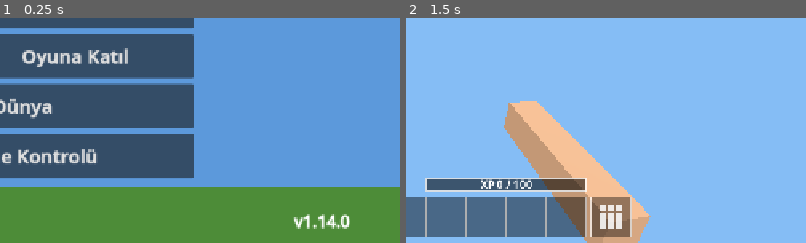
Above: before the commit, frames 1-2 (left to right).
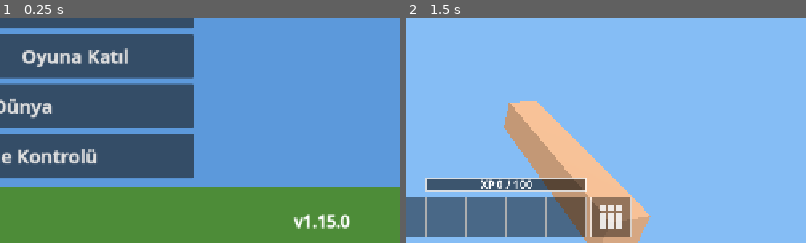
Above: after the commit, the same moments.

Repository: ozguryilmazz/CraftMine
Game: Godot game, scene res://scenes/main_menu.tscn
Two runs of this game, one before a commit and one after it. Both use one fixed random seed, a clock stepped at 60 frames per second and the inputs below.
Inputs (mouse positions are % of the whole screen's width and height, from its top left):
- Up to frame 1 (0.25 s): no input
- Up to frame 2 (1.5 s): click (35, 58) at 0.52 s; type "12" at 0.6 s; click "Tek Oyunculu" at 1.25 s
The pictures show only the part of the screen within x 50-100%, y 50-100%; the shares and areas given below are measured in that part.

The runs differ from the first frame. In frame 1, 0.1% of the frame differs, in the area x 81-85%, y 87-94%; in frame 2, nothing differs.

Commit message:
G1: köşe gölgesi (ambient occlusion) (v1.15.0)
Co-Authored-By: Claude Fable 5.2 <noreply@anthropic.com>

Diff:
--- a/project.godot
+++ b/project.godot
@@ -7,7 +7,7 @@
 [application]
 
 config/name="CraftMine"
-config/version="1.14.0"
+config/version="1.15.0"
 run/main_scene="res://scenes/main_menu.tscn"
 config/features=PackedStringArray("4.5", "GL Compatibility")
 boot_splash/bg_color=Color(0.12, 0.16, 0.22, 1)
--- a/scripts/game.gd
+++ b/scripts/game.gd
@@ -55,6 +55,8 @@
 var _remotes := {}             # uid -> PlayerModel
 var _pause_panel: Control
 var _pause_label: Label
+## Test aracı: 0..1 arası verilirse günün saati buna sabitlenir (0.25 = öğle).
+var sky_time_override := -1.0
 var _quality_button: Button
 var _fps_button: Button
 var _resume_button: Button
@@ -305,6 +307,8 @@
 
 func _update_sky() -> void:
 	var t := fmod(Time.get_unix_time_from_system(), DAY_LENGTH) / DAY_LENGTH
+	if sky_time_override >= 0.0:
+		t = sky_time_override
 	var day := smoothstep(0.0, 1.0, clampf(sin(t * TAU) * 2.5 + 1.25, 0.0, 1.0))
 	var sky := Color(0.02, 0.03, 0.08).lerp(Color(0.52, 0.74, 0.96), day)
 	_env.background_color = sky
--- a/scripts/world/chunk_mesher.gd
+++ b/scripts/world/chunk_mesher.gd
@@ -27,6 +27,14 @@
 static var _flip := PackedByteArray()
 static var _normals := PackedVector3Array()
 static var _shade := PackedColorArray()
+## Köşe gölgesi (AO): yüz f, köşe k için dolgulu doluluk dizisindeki 3 komşunun (yan, yan, çapraz) indeks farkı.
+static var _ao_off := PackedInt32Array()
+## Yüz parlaklığı x köşe gölgesi: _shade_ao[f * 4 + ao], ao 0 (en koyu) .. 3 (gölgesiz).
+static var _shade_ao := PackedColorArray()
+const AO_CURVE := [0.3, 0.48, 0.68, 1.0]
+# Dolgulu doluluk dizisi: her yönde 1 hücre pay (18 x 66 x 18).
+const PW := 18
+const PL := 324
 static var _opaque := PackedByteArray()
 static var _tiles := PackedByteArray()
 static var _ready := false
@@ -53,6 +61,10 @@
 		for k in 4:
 			var c: Vector3 = base + us[f] * ab[k].x + vs[f] * ab[k].y
 			cs.append(c)
+			var du: Vector3 = us[f] * (ab[k].x * 2.0 - 1.0)
+			var dv: Vector3 = vs[f] * (ab[k].y * 2.0 - 1.0)
+			for o: Vector3 in [n + du, n + dv, n + du + dv]:
+				_ao_off.append(int(o.y) * PL + int(o.z) * PW + int(o.x))
 			_corners.append(c)
 			_uvs.append(Vector2(ab[k].x, 1.0 - ab[k].y))
 		# Godot'ta ön yüz saat yönündedir; sarım yanlışsa indeksleri çevir.
@@ -60,13 +72,58 @@
 		_flip.append(1 if facing < 0.0 else 0)
 		_normals.append(n)
 		_shade.append(Color(sh[f], sh[f], sh[f]))
+		for a in 4:
+			var s: float = sh[f] * AO_CURVE[a]
+			_shade_ao.append(Color(s, s, s))
 	for id in Blocks.COUNT:
 		_opaque.append(1 if Blocks.is_solid(id) else 0)
 		for t in 3:
 			_tiles.append(Blocks.TILES[id][t])
 
 
-static func build(d: PackedByteArray, xm: PackedByteArray, xp: PackedByteArray, zm: PackedByteArray, zp: PackedByteArray) -> Dictionary:
+## Chunk'ın ve çevresindeki 1 hücrelik payın doluluk (opak mı) dizisi; köşe gölgesi buradan okunur.
+## nb sırası: xm, xp, zm, zp, xmzm, xpzm, xmzp, xpzp.
+static func _occupancy(d: PackedByteArray, nb: Array) -> PackedByteArray:
+	var occ := PackedByteArray()
+	occ.resize(PL * (CH + 2))
+	for i in PL:
+		occ[i] = 1   # y = -1: ana kaya
+	var xm: PackedByteArray = nb[0]
+	var xp: PackedByteArray = nb[1]
+	var zm: PackedByteArray = nb[2]
+	var zp: PackedByteArray = nb[3]
+	var c0: PackedByteArray = nb[4]
+	var c1: PackedByteArray = nb[5]
+	var c2: PackedByteArray = nb[6]
+	var c3: PackedByteArray = nb[7]
+	var idx := 0
+	for y in CH:
+		var row := (y + 1) * PL
+		var lay := y * 256
+		for z in CW:
+			var p := row + (z + 1) * PW + 1
+			for x in CW:
+				occ[p + x] = _opaque[d[idx]]
+				idx += 1
+			occ[p - 1] = _opaque[xm[lay + z * 16 + 15]]
+			occ[p + 16] = _opaque[xp[lay + z * 16]]
+		for x in CW:
+			occ[row + 1 + x] = _opaque[zm[lay + 240 + x]]
+			occ[row + 17 * PW + 1 + x] = _opaque[zp[lay + x]]
+		occ[row] = _opaque[c0[lay + 255]]
+		occ[row + 17] = _opaque[c1[lay + 240]]
+		occ[row + 17 * PW] = _opaque[c2[lay + 15]]
+		occ[row + 17 * PW + 17] = _opaque[c3[lay]]
+	return occ
+
+
+static func build(d: PackedByteArray, nb: Array) -> Dictionary:
+	var xm: PackedByteArray = nb[0]
+	var xp: PackedByteArray = nb[1]
+	var zm: PackedByteArray = nb[2]
+	var zp: PackedByteArray = nb[3]
+	var occ := _occupancy(d, nb)
+	var aos := PackedByteArray([3, 3, 3, 3])
 	var ob := Buf.new()
 	var wb := Buf.new()
 	var torches := PackedVector3Array()
@@ -110,15 +167,23 @@
 					var tv := (tile >> 3) * 0.125
 					var n0 := b.v.size()
 					var nrm := _normals[f]
-					var col := _shade[f]
+					var pi := (y + 1) * PL + (z + 1) * PW + x + 1
 					for k in 4:
 						var c := _corners[f * 4 + k]
 						var u := _uvs[f * 4 + k]
+						var ao := 3
+						if not water:
+							var o := f * 12 + k * 3
+							var s1 := occ[pi + _ao_off[o]]
+							var s2 := occ[pi + _ao_off[o + 1]]
+							ao = 0 if s1 + s2 == 2 else 3 - s1 - s2 - occ[pi + _ao_off[o + 2]]
+						aos[k] = ao
 						b.v.append(Vector3(x + c.x, y + c.y * top, z + c.z))
 						b.n.append(nrm)
-						b.c.append(col)
+						b.c.append(_shade_ao[f * 4 + ao])
 						b.uv.append(Vector2(tu + (0.01 + u.x * 0.98) * 0.125, tv + (0.01 + u.y * 0.98) * 0.125))
-					_quad(b, n0, _flip[f] == 1)
+					# Köşegen, gölge geçişi düzgün görünsün diye daha aydınlık köşe çiftinden geçirilir.
+					_quad(b, n0, _flip[f] == 1, aos[0] + aos[2] < aos[1] + aos[3])
 	return {"o": ob, "w": wb, "t": torches}
 
 
@@ -146,8 +211,15 @@
 	return mesh
 
 
-static func _quad(b: Buf, n0: int, flip: bool) -> void:
-	if flip:
+static func _quad(b: Buf, n0: int, flip: bool, turn := false) -> void:
+	if turn:
+		if flip:
+			b.i.append(n0 + 1); b.i.append(n0 + 3); b.i.append(n0 + 2)
+			b.i.append(n0 + 1); b.i.append(n0); b.i.append(n0 + 3)
+		else:
+			b.i.append(n0 + 1); b.i.append(n0 + 2); b.i.append(n0 + 3)
+			b.i.append(n0 + 1); b.i.append(n0 + 3); b.i.append(n0)
+	elif flip:
 		b.i.append(n0); b.i.append(n0 + 2); b.i.append(n0 + 1)
 		b.i.append(n0); b.i.append(n0 + 3); b.i.append(n0 + 2)
 	else:
--- a/scripts/world/world.gd
+++ b/scripts/world/world.gd
@@ -15,6 +15,9 @@
 	var dirty := true
 	var version := 0
 	var meshed := false
+
+## Mesh için gereken komşular; sıra ChunkMesher.build ile aynı olmalı.
+const NEIGHBORS: Array[Vector2i] = [Vector2i(-1, 0), Vector2i(1, 0), Vector2i(0, -1), Vector2i(0, 1), Vector2i(-1, -1), Vector2i(1, -1), Vector2i(-1, 1), Vector2i(1, 1)]
 
 var gen: WorldGen
 var render_distance := 5
@@ -110,18 +113,19 @@
 			continue
 		if maxi(absi(off.x), absi(off.y)) > render_distance:
 			continue
-		var xm: Chunk = _chunks.get(key + Vector2i(-1, 0))
-		var xp: Chunk = _chunks.get(key + Vector2i(1, 0))
-		var zm: Chunk = _chunks.get(key + Vector2i(0, -1))
-		var zp: Chunk = _chunks.get(key + Vector2i(0, 1))
-		if xm == null or xp == null or zm == null or zp == null:
-			continue
-		if xm.data.is_empty() or xp.data.is_empty() or zm.data.is_empty() or zp.data.is_empty():
+		# 4 yan + 4 çapraz komşu (çaprazlar köşe gölgesi için gerekir).
+		var nb := []
+		for o: Vector2i in NEIGHBORS:
+			var nc: Chunk = _chunks.get(key + o)
+			if nc == null or nc.data.is_empty():
+				break
+			nb.append(nc.data)
+		if nb.size() < 8:
 			continue
 		ch.dirty = false
 		ch.meshing = true
 		_mesh_pending += 1
-		_tasks.append(WorkerThreadPool.add_task(_mesh_task.bind(key, ch.version, ch.data, xm.data, xp.data, zm.data, zp.data)))
+		_tasks.append(WorkerThreadPool.add_task(_mesh_task.bind(key, ch.version, ch.data, nb)))
 
 
 func _gen_task(key: Vector2i) -> void:
@@ -131,8 +135,8 @@
 	_mutex.unlock()
 
 
-func _mesh_task(key: Vector2i, version: int, d: PackedByteArray, xm: PackedByteArray, xp: PackedByteArray, zm: PackedByteArray, zp: PackedByteArray) -> void:
-	var mesh := ChunkMesher.build(d, xm, xp, zm, zp)
+func _mesh_task(key: Vector2i, version: int, d: PackedByteArray, nb: Array) -> void:
+	var mesh := ChunkMesher.build(d, nb)
 	_mutex.lock()
 	_results.append({"gen": false, "key": key, "version": version, "mesh": mesh})
 	_mutex.unlock()
@@ -248,14 +252,15 @@
 	if ch != null and not ch.data.is_empty() and ch.data[idx] != id:
 		ch.data[idx] = id
 		_touch(key)
-		if lx == 0:
-			_touch(key + Vector2i(-1, 0))
-		elif lx == CW - 1:
-			_touch(key + Vector2i(1, 0))
-		if lz == 0:
-			_touch(key + Vector2i(0, -1))
-		elif lz == CW - 1:
-			_touch(key + Vector2i(0, 1))
+		# Sınırdaki blok komşu chunk'ın yüzlerini ve köşe gölgesini de değiştirir (çaprazlar dahil).
+		var ex := -1 if lx == 0 else (1 if lx == CW - 1 else 0)
+		var ez := -1 if lz == 0 else (1 if lz == CW - 1 else 0)
+		if ex != 0:
+			_touch(key + Vector2i(ex, 0))
+		if ez != 0:
+			_touch(key + Vector2i(0, ez))
+		if ex != 0 and ez != 0:
+			_touch(key + Vector2i(ex, ez))
 	if not from_net:
 		block_changed.emit(p, id)
 
--- a/tests/shot.gd
+++ b/tests/shot.gd
@@ -23,6 +23,32 @@
 	add_child(game)
 	Input.mouse_mode = Input.MOUSE_MODE_VISIBLE
 	await get_tree().create_timer(7.0).timeout
+	if "--ao" in OS.get_cmdline_user_args():
+		game.sky_time_override = 0.25
+		var pl: Player = game.player
+		await _shot("g1_view")
+		pl.pitch = -0.9
+		await get_tree().create_timer(0.3).timeout
+		await _shot("g1_down")
+		# Chunk köşesine (0,0) çukur ve sütun: çapraz komşuda gölge ve yeniden mesh sınaması
+		var gy: int = game.world.gen.height_at(0, 0)
+		pl.teleport(Vector3(2.5, gy + 2.0, 2.5))
+		pl.yaw = PI * 0.25
+		pl.pitch = -0.55
+		game.world.set_block(Vector3i(0, gy + 1, 0), Blocks.STONE)
+		game.world.set_block(Vector3i(0, gy + 2, 0), Blocks.STONE)
+		game.world.set_block(Vector3i(-2, gy, -2), Blocks.AIR)
+		await get_tree().create_timer(2.0).timeout
+		await _shot("g1_corner")
+		var t0 := Time.get_ticks_usec()
+		var nb := []
+		for o: Vector2i in World.NEIGHBORS:
+			nb.append(game.world._chunks[o].data)
+		for i in 10:
+			ChunkMesher.build(game.world._chunks[Vector2i.ZERO].data, nb)
+		print("mesh ms/chunk=", (Time.get_ticks_usec() - t0) / 10000.0)
+		get_tree().quit()
+		return
 	if "--gfx" in OS.get_cmdline_user_args():
 		for q in [0, 2, 1]:
 			Session.set_quality(q)
--- a/version.json
+++ b/version.json
@@ -1,4 +1,4 @@
 {
-  "version": "1.14.0",
-  "version_code": 19
+  "version": "1.15.0",
+  "version_code": 20
 }
Not shown, changed: export_presets.cfg
Not shown, changed: CLAUDE.md
